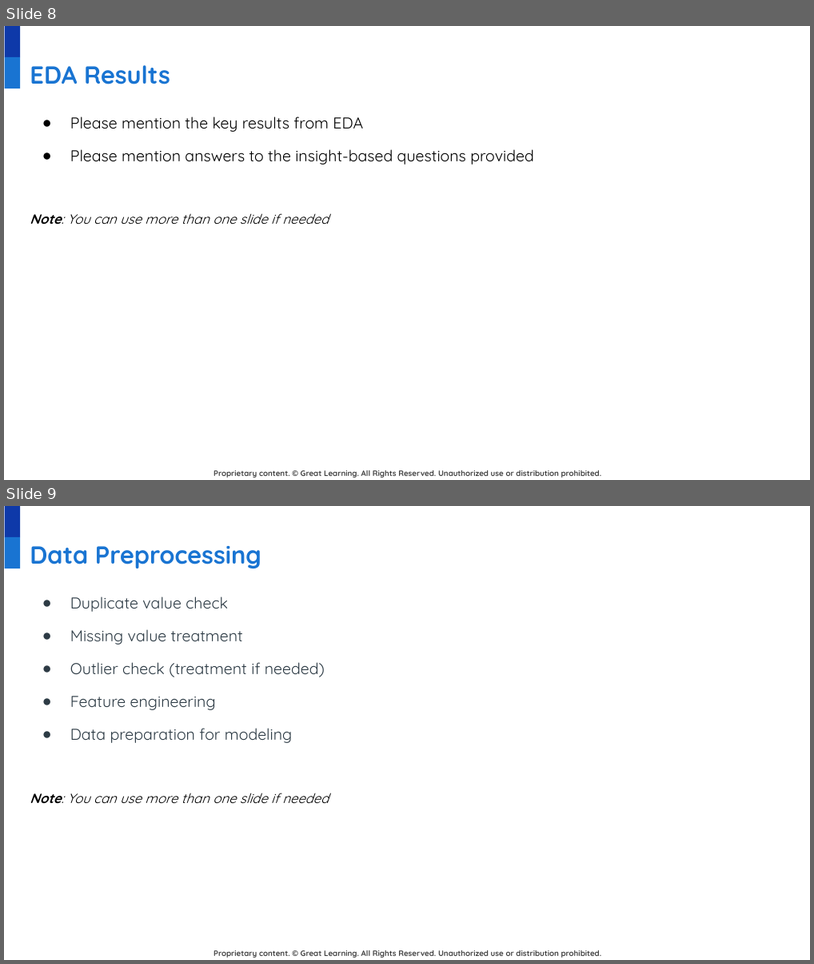
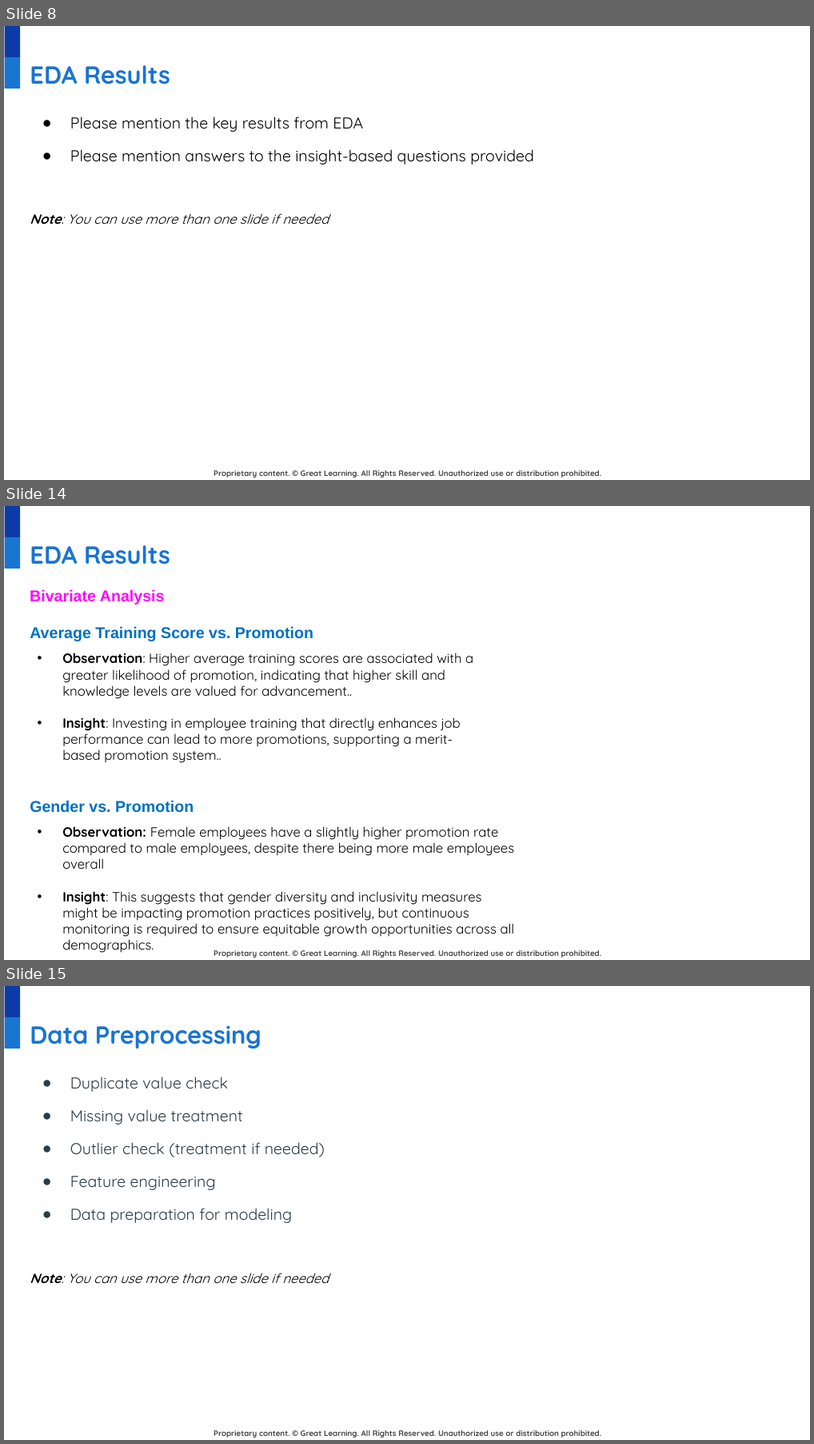
Before and after one commit to developer20sujeet/Python_For_AIML_DataScience, a slide deck: GreatLearningProject/Advanced ML/LowCode_Additional__Project_AML.pptx. Shown one above the other, each under a label of ours: slides 8 and 9 before the commit, slides 8, 14 and 15 after it; the slides between them are not shown. The pictures are 814x964 and 814x1444 pixels, drawn with LibreOffice and Linux fonts; fonts in the diff are those of the drawing; background and template pictures are left out. Boxes give left, top, right and bottom in pixels: in the first picture for what was removed or moved away, otherwise in the second. Text is boxed around its words. In the diff, an @@ line names an element or a change of style, - is before the commit and + after.

```diff
--- a/GreatLearningProject/Advanced ML/LowCode_Additional__Project_AML.pptx
+++ b/GreatLearningProject/Advanced ML/LowCode_Additional__Project_AML.pptx
@@ slide 14 added at <box>4,506,810,960</box>, background #FFFFFF; not listed: 3 template elements that a slide beside it also shows @@
@@ title added at <box>30,545,170,564</box>, 22 pt, text #1974D2, bold @@
+EDA Results
@@ text added at <box>30,589,165,604</box>, 14 pt, text #FF00FF, bold @@
+Bivariate Analysis
@@ text added at <box>30,626,314,641</box>, 14 pt, text #0070C0, bold @@
+Average Training Score vs. Promotion
@@ text added at <box>62,652,474,763</box>, 12 pt, text #000000 @@
+• Observation: Higher average training scores are associated with a greater likelihood of promotion, indicating that higher skill and knowledge levels are valued for advancement..
+• Insight: Investing in employee training that directly enhances job performance can lead to more promotions, supporting a merit-based promotion system..
@@ text added at <box>30,800,194,812</box>, 14 pt, text #0070C0, bold @@
+Gender vs. Promotion
@@ text added at <box>62,826,515,952</box>, 12 pt, text #000000 @@
+• Observation: Female employees have a slightly higher promotion rate compared to male employees, despite there being more male employees overall
+• Insight: This suggests that gender diversity and inclusivity measures might be impacting promotion practices positively, but continuous monitoring is required to ensure equitable growth opportunities across all demographics.
@@ what was slide 9 is now slide 15 @@
```
Also in this commit, not shown: 5 other slides added.
